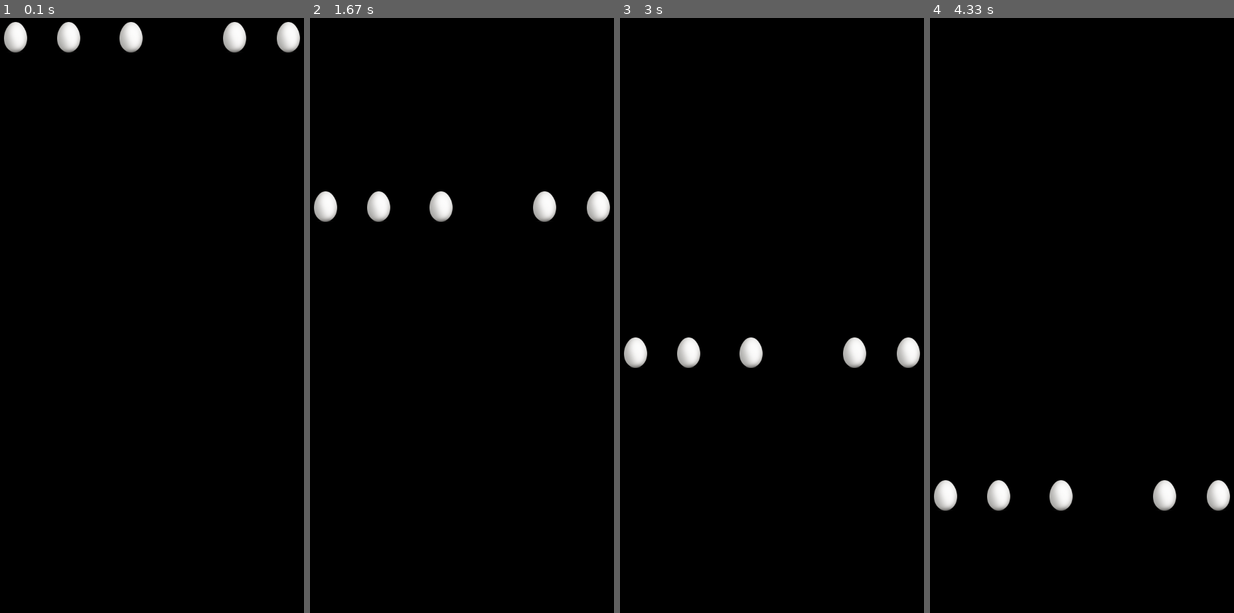
Above: before the commit, frames 1-4 (left to right).
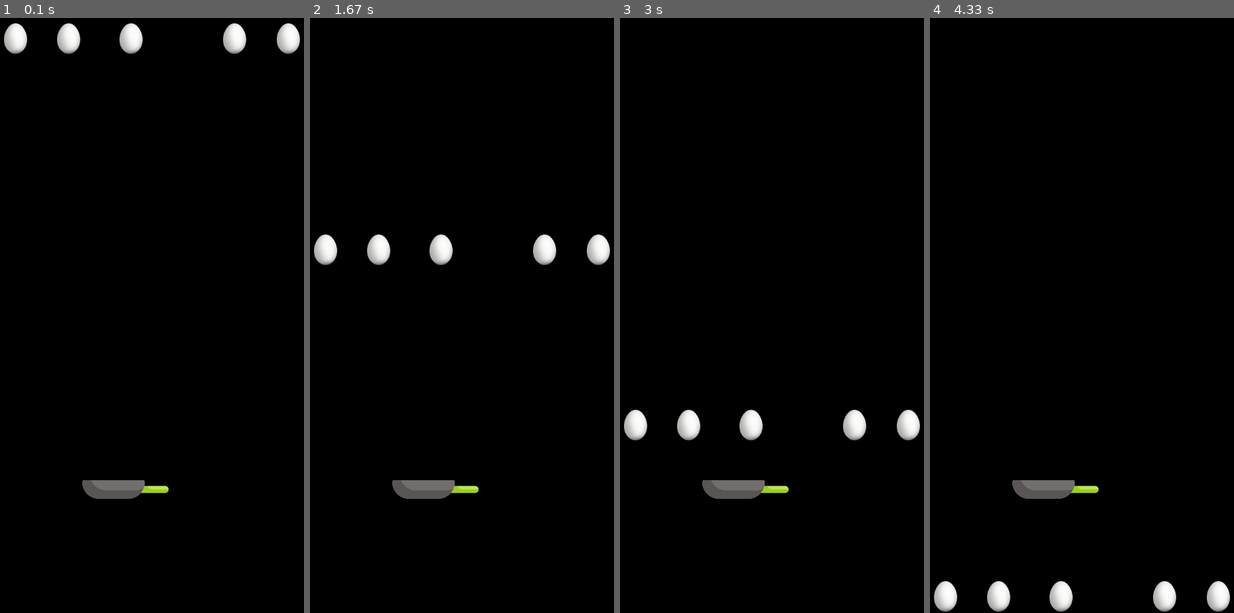
Above: after the commit, the same moments.

Repository: SOURobot/PyGame
Game: pygame game, started from egg_fall.py
Two runs of this game, one before a commit and one after it. Both use one fixed random seed, a clock stepped at 60 frames per second and the inputs below.
Inputs (mouse positions are in pixels of both pictures, inside the frame that each line leads up to):
- Up to frame 1 (0.1 s): no input
- Up to frame 2 (1.67 s): press the mouse at (340, 321) at 0.37 s; move the mouse to (407, 380) at 0.47 s; release the mouse at (474, 446) at 0.6 s; click (310, 452) at 0.72 s; click (331, 95) at 1.05 s; click (416, 470) at 1.38 s
- Up to frame 3 (3 s): click (896, 541) at 1.72 s; click (826, 267) at 2.05 s; click (869, 297) at 2.38 s; click (620, 238) at 2.72 s
- Up to frame 4 (4.33 s): click (1145, 166) at 3.05 s; click (939, 279) at 3.38 s; click (966, 267) at 3.72 s

The runs differ from the first frame. In frame 1, 1.1% of the frame differs, in the area x 1-99%, y 0-81%; in frame 2, 3.8%, in the area x 1-99%, y 29-81%; in frame 3, 3.8%; in frame 4, 3.7%.

Commit message:
I have some questions for Bogdan

Diff:
--- a/egg_fall.py
+++ b/egg_fall.py
@@ -8,6 +8,9 @@
 screen = pygame.display.set_mode(size)
 pygame.display.set_caption('EGG_FALL')
 clock = pygame.time.Clock()
+
+level = 1
+speed = 6
 
 
 def load_image(name, colorkey=None):
@@ -30,7 +33,6 @@
     image = load_image("white_egg.png")
 
     def __init__(self, *group):
-        # НЕОБХОДИМО вызвать конструктор родительского класса Sprite. Это очень важно !!!
         super().__init__(*group)
         self.image = Egg.image
         self.rect = self.image.get_rect()
@@ -38,15 +40,34 @@
         self.rect.y = 0
 
     def update(self, *args):
-        self.rect = self.rect.move(0, 5)
+        self.rect = self.rect.move(0, speed)
         if args and args[0].type == pygame.MOUSEBUTTONDOWN and self.rect.collidepoint(args[0].pos) or self.rect.top > height - 45:
             self.kill()
 
 
+class Pan(pygame.sprite.Sprite):
+    image = load_image("frying_pan.png")
+
+    def __init__(self, *group):
+        super().__init__(*group)
+        self.image = Pan.image
+        self.rect = self.image.get_rect()
+        self.rect.x = 235
+        self.rect.y = 700
+
+    def update(self, *args):
+        pass
+
+
 all_sprites = pygame.sprite.Group()
+eggs = pygame.sprite.Group()
+pan = Pan()
+all_sprites.add(pan)
 
 for i in range(5):
-    Egg(all_sprites)
+    e = Egg()
+    all_sprites.add(e)
+    eggs.add(e)
 
 running = True
 while running:
@@ -55,7 +76,7 @@
     for event in pygame.event.get():
         if event.type == pygame.QUIT:
             running = False
-        if event.type == pygame.MOUSEBUTTONDOWN:
+        if event.type == pygame.MOUSEMOTION:
             all_sprites.update(event)
 
     screen.fill(pygame.Color("black"))
Binary file removed: egg_fall/free-icon-frying-pan-1027137.png
Binary file added: egg_fall/frying_pan.png
Binary file removed: egg_fall/golden_egg.png
